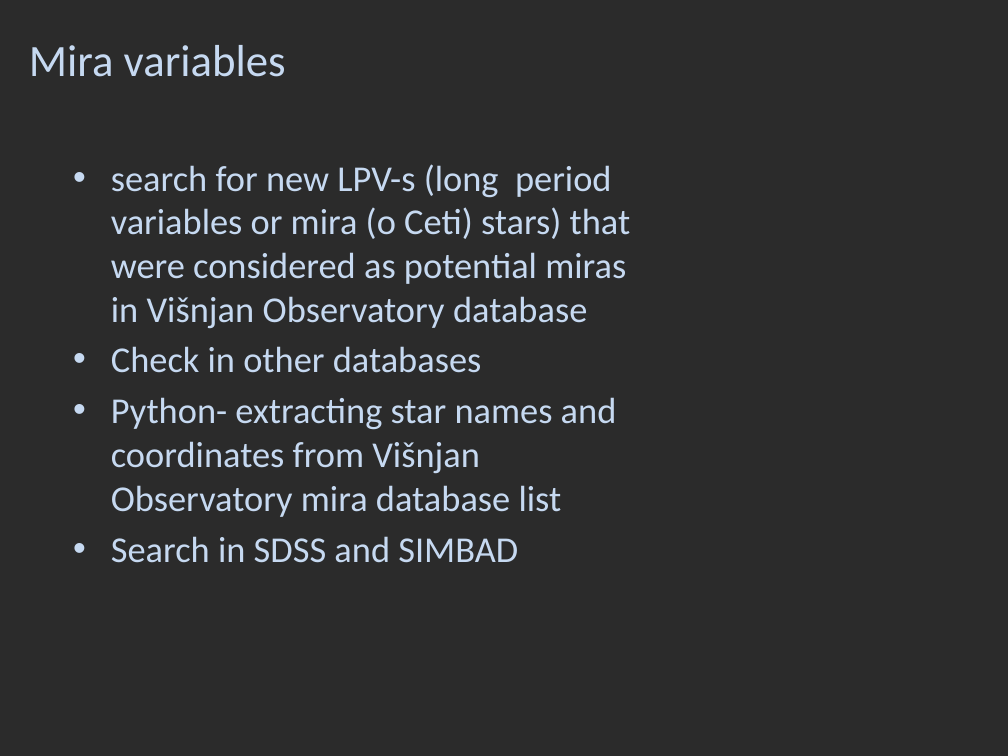
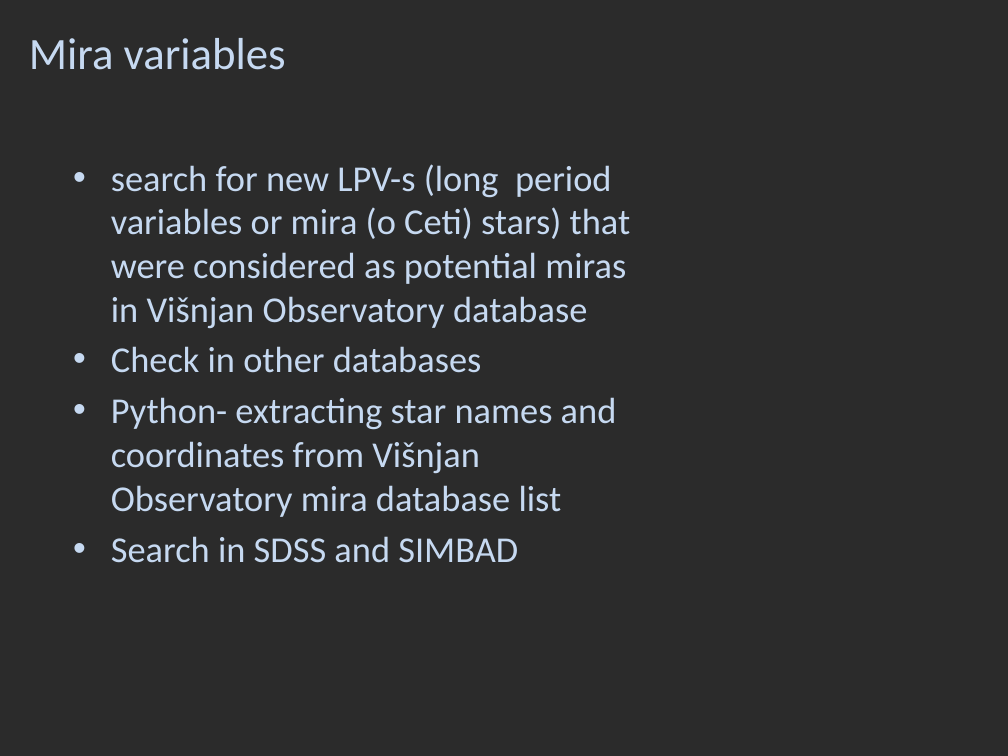
Before and after one commit to DinoBektesevic/vsa2009, a slide deck: slide 18 of The Photometry group.pptx (slide 19 before the commit). Drawn at 1008x756 pixels with LibreOffice and Linux fonts; fonts in the diff are those of the drawing; background and template pictures are left out; a plain dark background stands for a picture behind light text. Boxes give left, top, right and bottom in pixels: in the first picture for what was removed or moved away, otherwise in the second. Text is boxed around its words. In the diff, an @@ line names an element or a change of style, - is before the commit and + after.

```diff
--- a/The Photometry group.pptx
+++ b/The Photometry group.pptx
@@ title "Mira variables": place and size @@
-title "Mira variables" at (29,45,286,77)
+title "Mira variables" at (29,38,286,70)
```
Also in this commit, not shown: 2 other slides changed, 1 slide removed.
